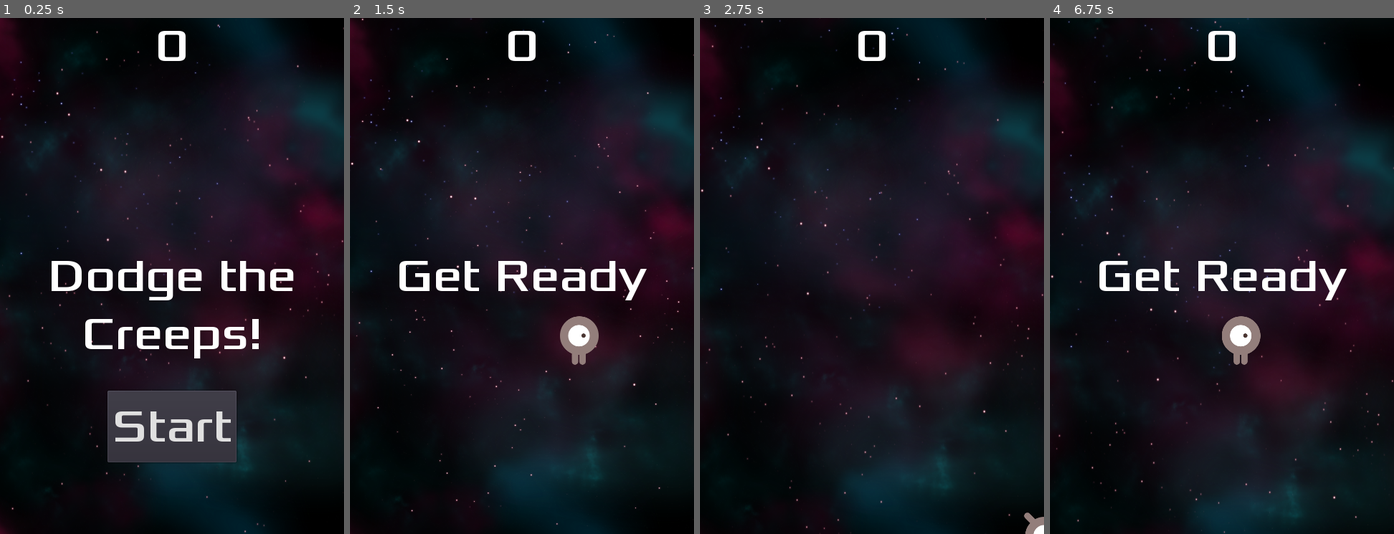
Above: before the commit, frames 1-4 (left to right).
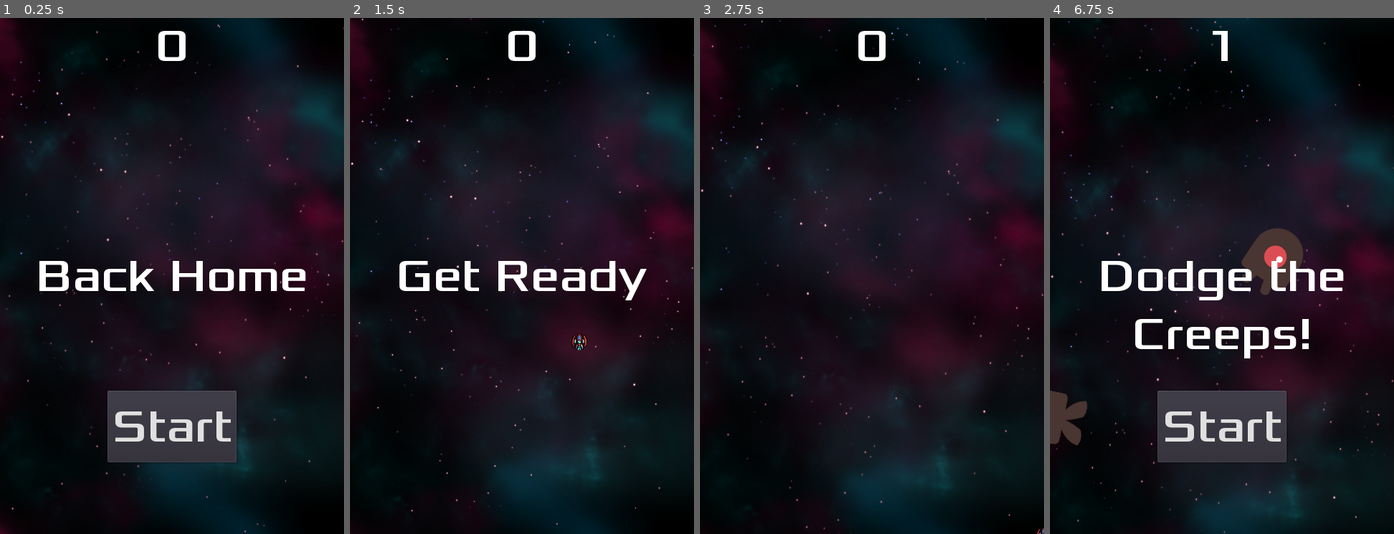
Above: after the commit, the same moments.

Repository: SebastienFCT/dodge-the-creeps-godot-toturial
Game: Godot game, scene res://scenes/Main.tscn
Two runs of this game, one before a commit and one after it. Both use one fixed random seed, a clock stepped at 60 frames per second and the inputs below.
Inputs:
- Up to frame 1 (0.25 s): no input
- Up to frame 2 (1.5 s): click "Start" at 0.5 s; tap Enter (start_game) at 1.25, 1.35 s; hold Right (move_right) from 1.28 s (still down)
- Up to frame 3 (2.75 s): release Right (move_right) at 2.03 s; hold Down (move_down) from 2.03 s (still down); tap Enter (start_game) at 2.1 s
- Up to frame 4 (6.75 s): release Down (move_down) at 2.78 s; hold Right (move_right) 2.78-3.53 s; tap Enter (start_game) every 0.75 s from 2.85 to 6.6 s; hold Up (move_up) 3.53-4.28 s; hold Left (move_left) 4.28-5.78 s; hold Down (move_down) 5.78-6.53 s; hold Right (move_right) from 6.53 s (still down)

The runs differ from the first frame. In frame 1, 3.4% of the frame differs, in the area x 11-89%, y 47-66%; in frame 2, 0.7%; in frame 3, 0.2%; in frame 4, 11%, in the area x 0-87%, y 2-87%.

Commit message:
updates player

Diff:
--- a/scenes/HUD.tscn
+++ b/scenes/HUD.tscn
@@ -30,7 +30,7 @@
 margin_top = -39.0
 margin_bottom = 39.0
 custom_fonts/font = SubResource( 1 )
-text = "Dodge the Creeps!"
+text = "Back Home"
 align = 1
 autowrap = true
 
--- a/scenes/Player.tscn
+++ b/scenes/Player.tscn
@@ -1,27 +1,29 @@
-[gd_scene load_steps=8 format=2]
+[gd_scene load_steps=10 format=2]
 
-[ext_resource path="res://art/playerGrey_up1.png" type="Texture" id=1]
-[ext_resource path="res://art/playerGrey_up2.png" type="Texture" id=2]
-[ext_resource path="res://art/playerGrey_walk1.png" type="Texture" id=3]
-[ext_resource path="res://art/playerGrey_walk2.png" type="Texture" id=4]
 [ext_resource path="res://scripts/Player.gd" type="Script" id=5]
+[ext_resource path="res://art/player_1.png" type="Texture" id=6]
+[ext_resource path="res://art/player_2.png" type="Texture" id=7]
+[ext_resource path="res://art/player_3.png" type="Texture" id=8]
+[ext_resource path="res://art/player_boost_1.png" type="Texture" id=9]
+[ext_resource path="res://art/player_boost_2.png" type="Texture" id=10]
+[ext_resource path="res://art/player_boost_3.png" type="Texture" id=11]
 
 [sub_resource type="SpriteFrames" id=1]
 animations = [ {
-"frames": [ ExtResource( 1 ), ExtResource( 2 ) ],
+"frames": [ ExtResource( 9 ), ExtResource( 10 ), ExtResource( 11 ) ],
 "loop": true,
-"name": "up",
+"name": "boost",
 "speed": 5.0
 }, {
-"frames": [ ExtResource( 3 ), ExtResource( 4 ) ],
+"frames": [ ExtResource( 6 ), ExtResource( 7 ), ExtResource( 8 ) ],
 "loop": true,
-"name": "walk",
+"name": "slow",
 "speed": 5.0
 } ]
 
 [sub_resource type="CapsuleShape2D" id=2]
-radius = 26.0
-height = 16.0
+radius = 11.0
+height = 2.0
 
 [node name="Player" type="Area2D"]
 script = ExtResource( 5 )
@@ -30,11 +32,12 @@
 }
 
 [node name="AnimatedSprite" type="AnimatedSprite" parent="."]
-scale = Vector2( 0.5, 0.5 )
 frames = SubResource( 1 )
-animation = "walk"
+animation = "slow"
+playing = true
 
 [node name="CollisionShape2D" type="CollisionShape2D" parent="."]
+position = Vector2( 0, 2 )
 shape = SubResource( 2 )
 
 [connection signal="body_entered" from="." to="." method="_on_Player_body_entered"]
--- a/scripts/Player.gd
+++ b/scripts/Player.gd
@@ -24,22 +24,15 @@
 
 	if velocity.length() > 0:
 		velocity = velocity.normalized() * speed
-		$AnimatedSprite.play()
-	else:
-		$AnimatedSprite.stop()
 
 	position += velocity * delta
 	position.x = clamp(position.x, 0, screen_size.x)
 	position.y = clamp(position.y, 0, screen_size.y)
 
-	if velocity.x != 0:
-		$AnimatedSprite.animation = "walk"
-		$AnimatedSprite.flip_v = false
-		$AnimatedSprite.flip_h = velocity.x < 0
-
-	if velocity.y != 0:
-		$AnimatedSprite.animation = "up"
-		$AnimatedSprite.flip_v = velocity.y > 0
+	if velocity.y > 0:
+		$AnimatedSprite.animation = "boost"
+	else:
+		$AnimatedSprite.animation = "slow"
 
 
 func _on_Player_body_entered(body):
Binary file removed: art/playerGrey_up1.png
Not shown, removed: art/playerGrey_up1.png.import
Binary file removed: art/playerGrey_up2.png
Not shown, removed: art/playerGrey_up2.png.import
Binary file removed: art/playerGrey_walk1.png
Not shown, removed: art/playerGrey_walk1.png.import
Binary file removed: art/playerGrey_walk2.png
Not shown, removed: art/playerGrey_walk2.png.import
Binary file added: art/player_1.png
Not shown, added: art/player_1.png.import
Binary file added: art/player_2.png
Not shown, added: art/player_2.png.import
(and 12 more such lines)
